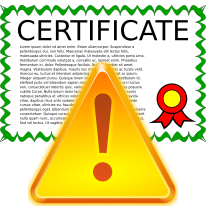
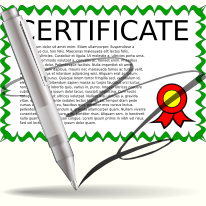
Layer changes from the first 206 x 206 image to the second:
hid "warning" over left=28, top=62, right=178, bottom=206
showed "sscd+penna" over left=0, top=7, right=206, bottom=200
moved "certificato-olo" above "sscd-3" over left=0, top=7, right=206, bottom=142
added layer "sfondo6" above "sfondo5" over left=0, top=0, right=206, bottom=206
